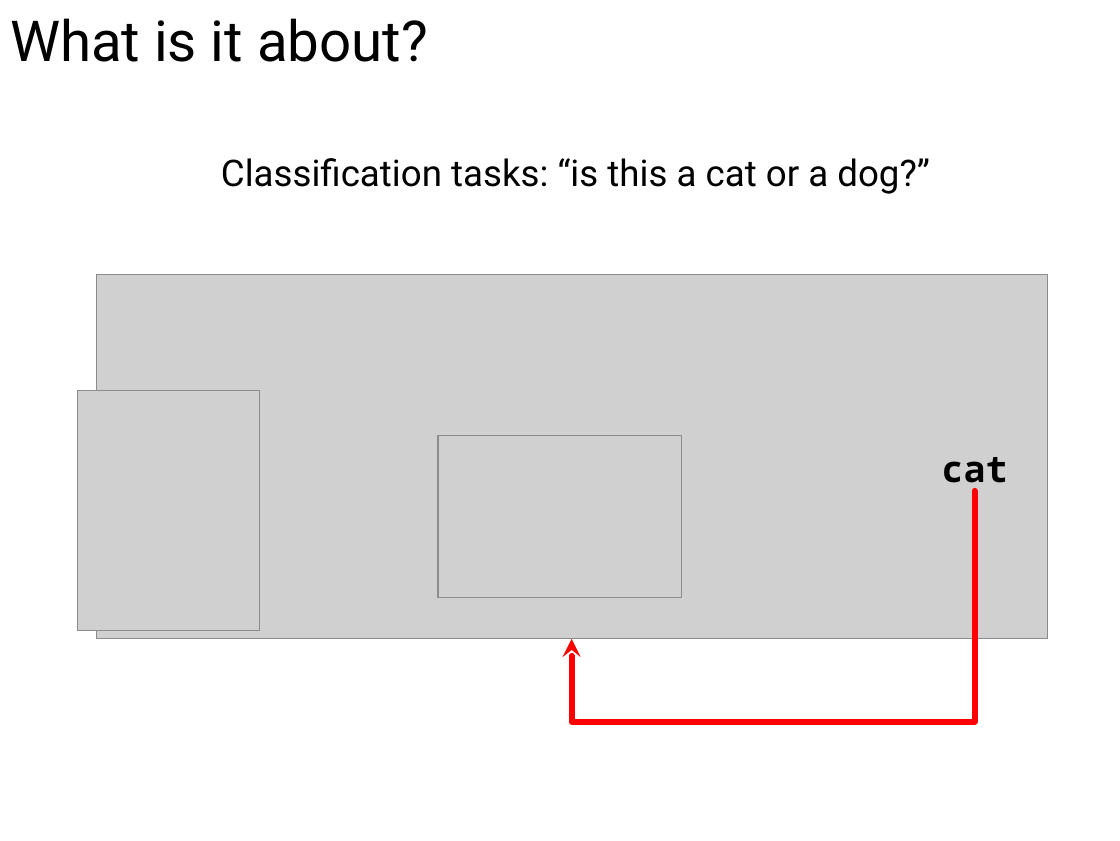
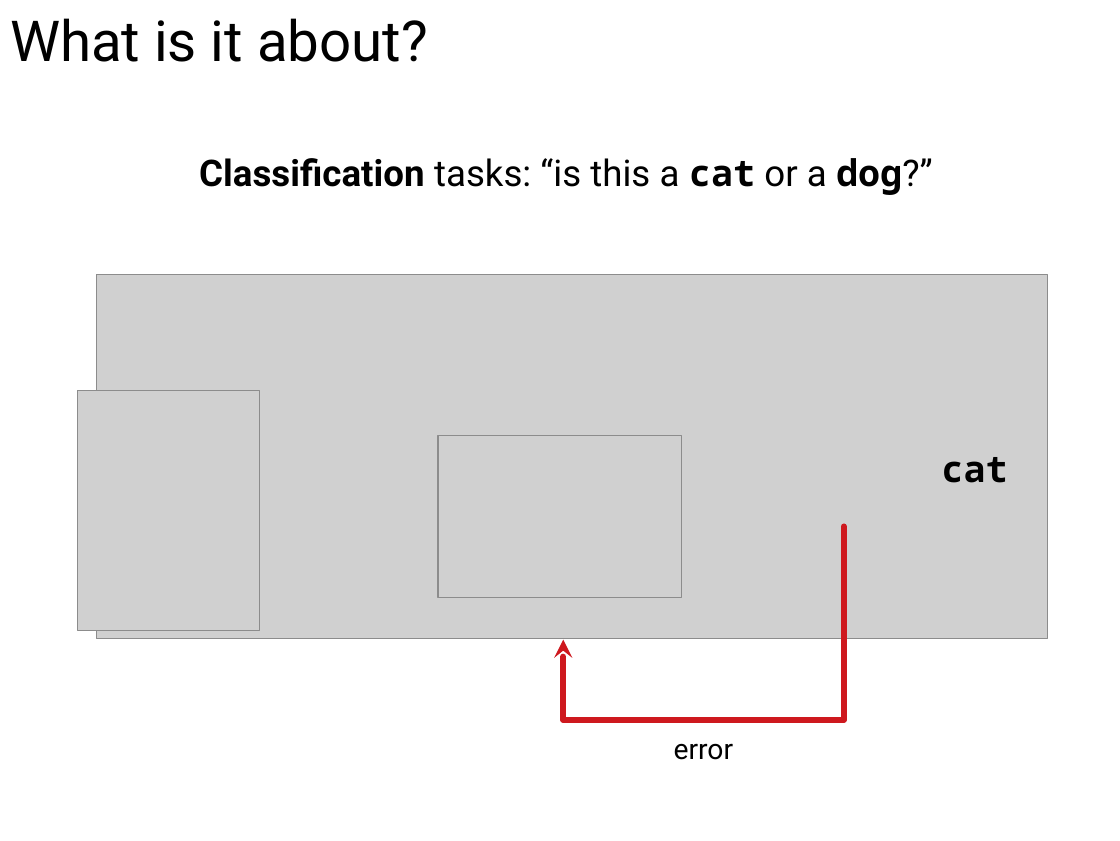
Before and after one commit to ansuini/Winter_School_QLS_2018, a slide deck: slide 2 of Lecture1/slides/Alberto_DeepLearning.odp. Drawn at 1120x841 pixels with LibreOffice and Linux fonts; fonts in the diff are those of the drawing; grey boxes stand for pictures. Boxes give left, top, right and bottom in pixels: in the first picture for what was removed or moved away, otherwise in the second. Text is boxed around its words. In the diff, an @@ line names an element or a change of style, - is before the commit and + after.

```diff
--- a/Lecture1/slides/Alberto_DeepLearning.odp
+++ b/Lecture1/slides/Alberto_DeepLearning.odp
@@ text "Classification tasks: “is this a ...": place and size @@
-text "Classification tasks: “is this a ..." at [221, 158, 930, 194]
+text "Classification tasks: “is this a ..." at [199, 158, 933, 195]
@@ text "Classification tasks: “is this a ..." at [199, 158, 933, 195]: font Roboto to Noto Sans Mono in "cat dog?”"; bold on in "Classification cat dog?”" @@
@@ elbow arrow removed from (975, 491) to (572, 638) @@
@@ freeform shape added at [563, 526, 844, 720], outline #CE181E 4.31 pt @@
@@ text added at [674, 743, 734, 760], 20 pt, text #000000 @@
+error
```
Also in this commit, not shown: 2 other slides changed.
